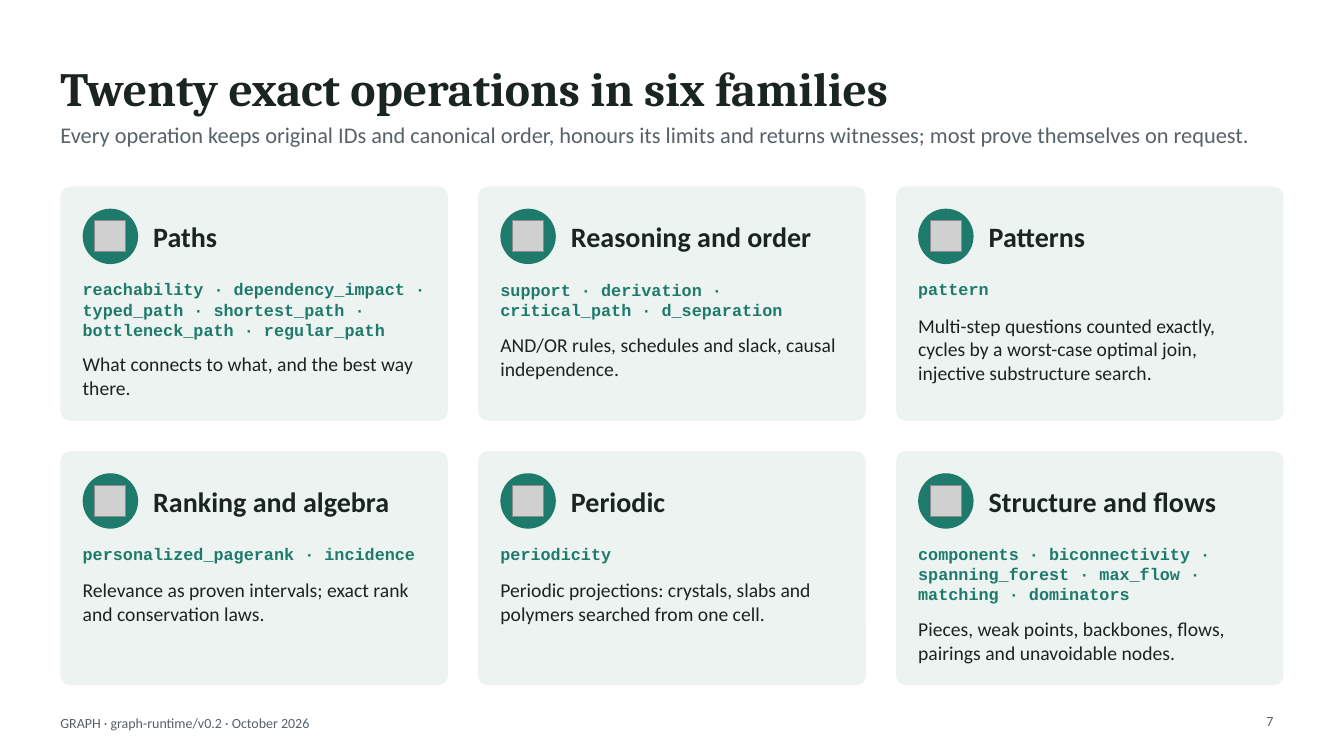
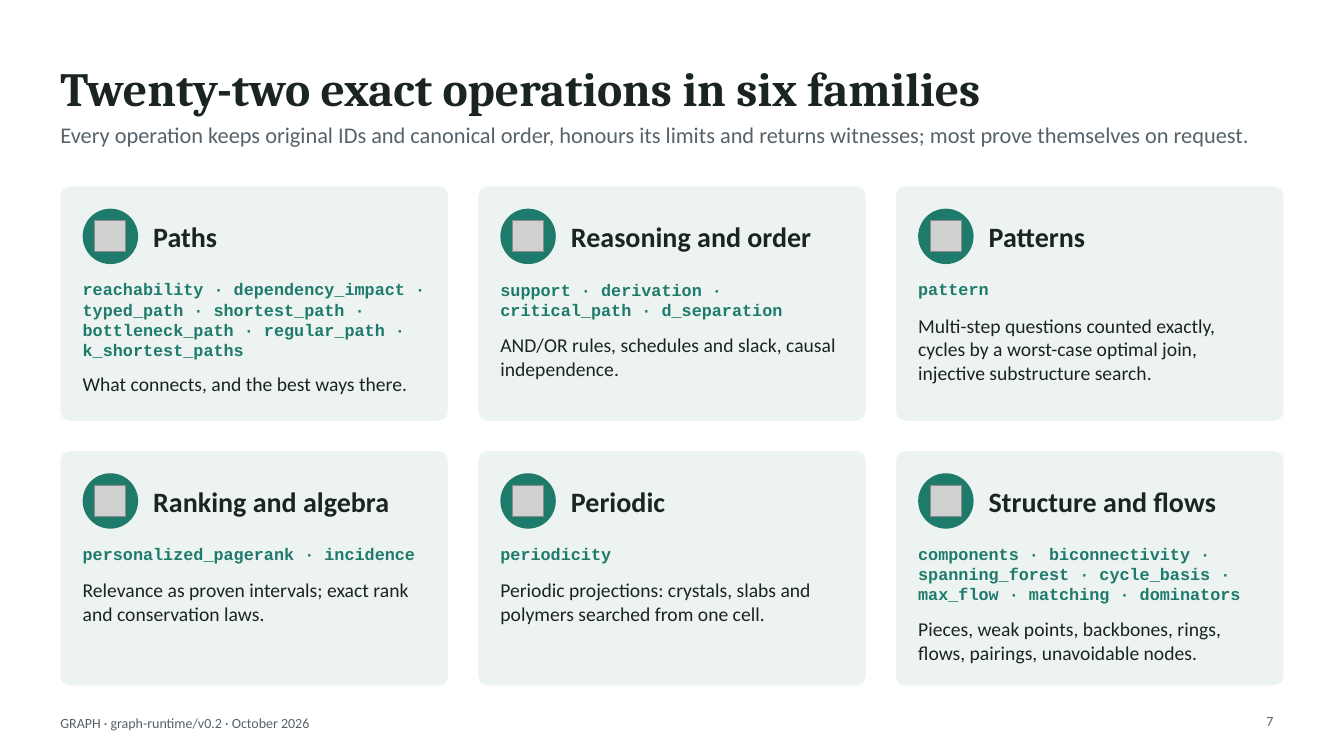
Before and after one commit to hlxin/graph, a slide deck: slide 7 of docs/GRAPH_slides.pptx. Drawn at 1344x756 pixels with LibreOffice and Linux fonts; fonts in the diff are those of the drawing; grey boxes stand for pictures. Boxes give left, top, right and bottom in pixels: in the first picture for what was removed or moved away, otherwise in the second. Text is boxed around its words. In the diff, an @@ line names an element or a change of style, - is before the commit and + after.

```diff
--- a/docs/GRAPH_slides.pptx
+++ b/docs/GRAPH_slides.pptx
@@ title at bbox=[60, 72, 980, 116]: text changed @@
-Twenty exact operations in six families
+Twenty-two exact operations in six families
@@ text at bbox=[83, 283, 405, 360]: text changed @@
-reachability · dependency_impact · typed_path · shortest_path · bottleneck_path · regular_path
+reachability · dependency_impact · typed_path · shortest_path · bottleneck_path · regular_path · k_shortest_paths
@@ text at bbox=[83, 377, 407, 394]: text changed @@
-What connects to what, and the best way there.
+What connects, and the best ways there.
@@ text at bbox=[918, 548, 1241, 604]: text changed @@
-components · biconnectivity · spanning_forest · max_flow · matching · dominators
+components · biconnectivity · spanning_forest · cycle_basis · max_flow · matching · dominators
@@ text at bbox=[918, 622, 1220, 664]: text changed @@
-Pieces, weak points, backbones, flows, pairings and unavoidable nodes.
+Pieces, weak points, backbones, rings, flows, pairings, unavoidable nodes.
```
Also in this commit, not shown: 10 other slides changed, 1 slide added, 3 other files.
